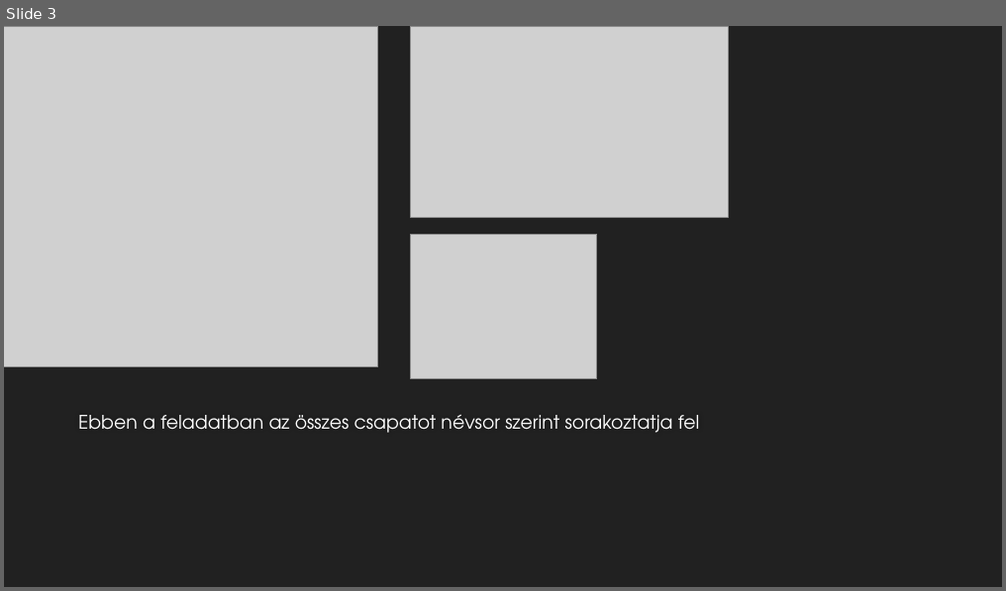
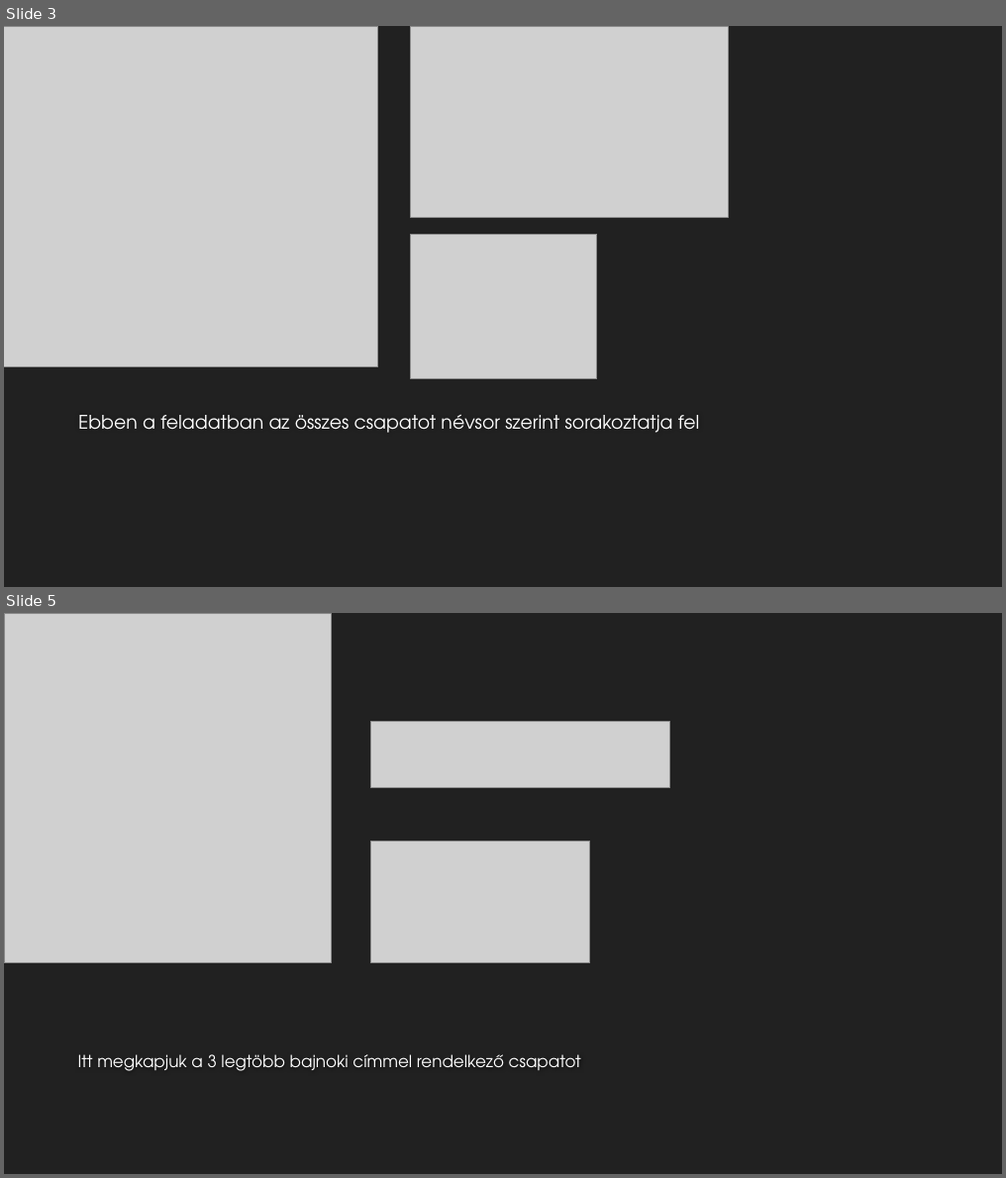
Before and after one commit to feherdorian/LinqProject, a slide deck: Előadás/Linq.ppt.pptx. Shown one above the other, each under a label of ours: slide 3 before the commit, slides 3 and 5 after it; the slides between them are not shown. The pictures are 1006x591 and 1006x1178 pixels, drawn with LibreOffice and Linux fonts; fonts in the diff are those of the drawing; grey boxes stand for pictures; background and template pictures are left out. Boxes give left, top, right and bottom in pixels: in the first picture for what was removed or moved away, otherwise in the second. Text is boxed around its words. In the diff, an @@ line names an element or a change of style, - is before the commit and + after.

Commit message:
ppt

```diff
--- a/Előadás/Linq.ppt.pptx
+++ b/Előadás/Linq.ppt.pptx
@@ slide 5 added at (4, 613, 1002, 1174), background #212121 @@
@@ picture added at (4, 613, 331, 963) @@
@@ picture added at (371, 722, 669, 788) @@
@@ picture added at (371, 842, 589, 963) @@
@@ title added at (78, 1055, 581, 1071), 16 pt, text #FEFEFE @@
+Itt megkapjuk a 3 legtöbb bajnoki címmel rendelkező csapatot
```
Also in this commit, not shown: 1 other slide added, 2 other files.
